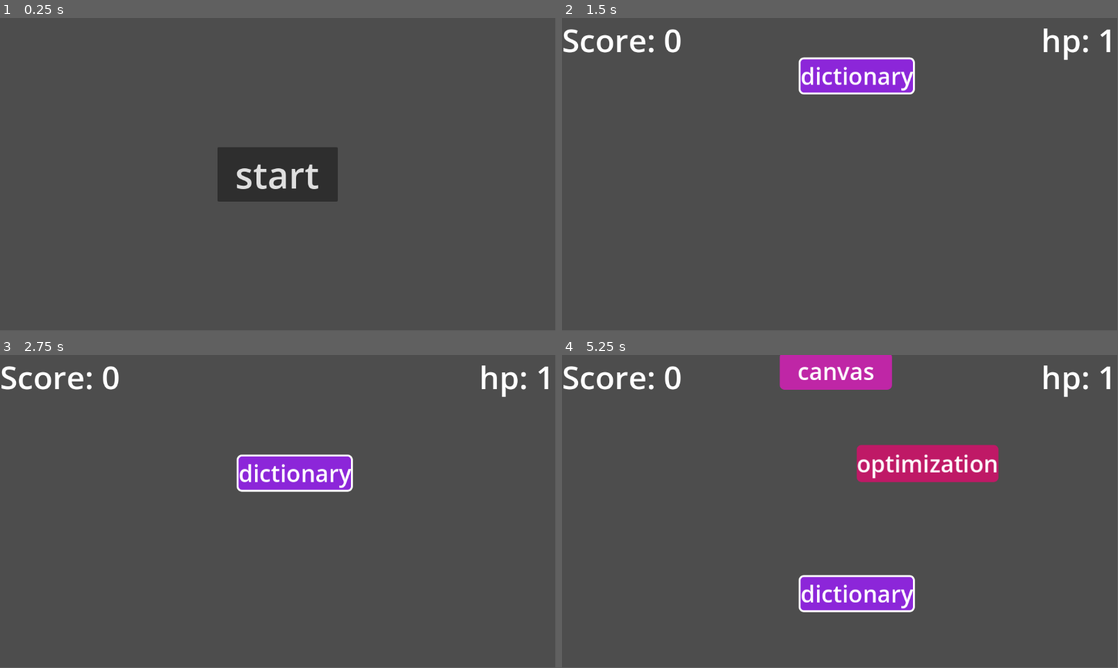
Above: before the commit, frames 1-4 (two rows, left to right).
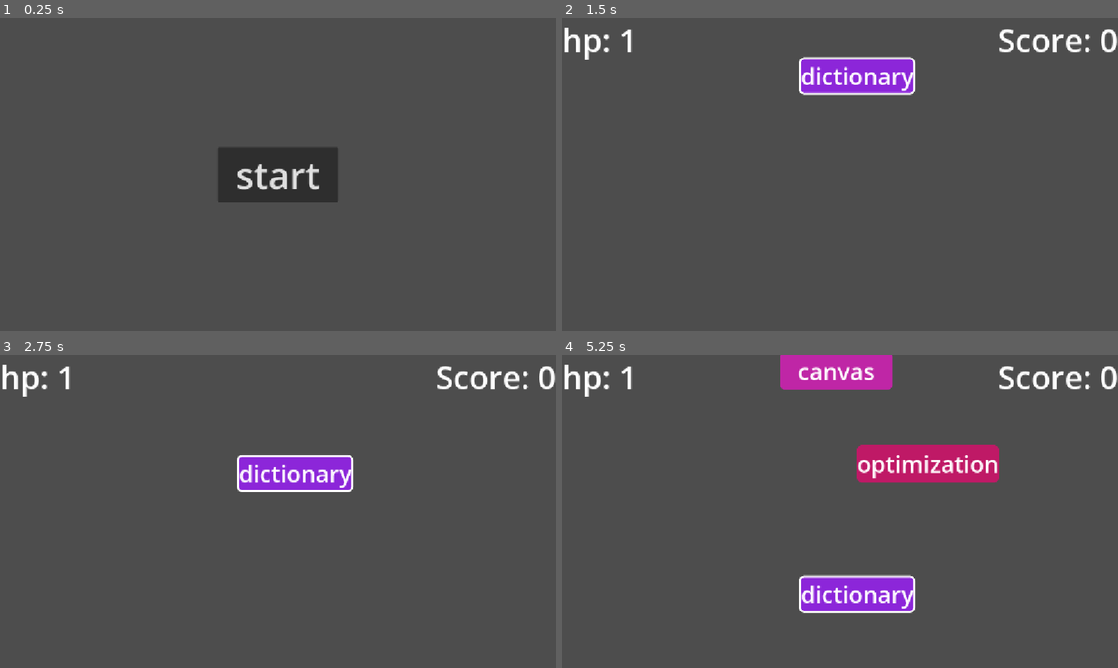
Above: after the commit, the same moments.

Repository: HuLunTunTao/godot_typing
Game: Godot game, scene res://Pages/start_page.tscn
Same seed, same stepped clock (60 frames per second), same inputs: the game is played once before the commit and once after it.
Inputs:
- Up to frame 1 (0.25 s): no input
- Up to frame 2 (1.5 s): click "start" at 0.5 s; tap Enter at 1.25 s
- Up to frame 3 (2.75 s): no input
- Up to frame 4 (5.25 s): no input
In our replay, the window is 799x449 before the commit and 800x450 after it. These sizes can differ from the game's own. Grey fills any space a smaller window leaves; there, only what the larger window draws over its background counts as a difference.

The runs differ from the first frame. In frame 1, 0.3% of the frame differs, in the area x 39-61%, y 41-59%; in frame 2, 2.0%; in frame 3, 2.0%; in frame 4, 3.0%, in the area x 0-100%, y 0-83%.

Commit message:
优化窗口拉伸

Diff:
--- a/Pages/main_page.gd
+++ b/Pages/main_page.gd
@@ -1,4 +1,4 @@
-extends Node2D
+extends Control
 
 var word_list:Array = []
 
@@ -7,8 +7,8 @@
 
 var word_card_queue: Queue = Queue.new()
 
-
-@onready var hp_label: Label = $HpLabel
+@onready var hp_label: Label = $CanvasLayer/HpLabel
+@onready var score_label: Label = $CanvasLayer/ScoreLabel
 @onready var word_generation_timer: Timer = $WordGenerationTimer
 @onready var cards: Node2D = $Cards
 
@@ -29,7 +29,7 @@
 		return score
 	set(value):
 		score = value
-		$SacoreLabel.text = "Score: %d" % score
+		score_label.text = "Score: %d" % score
 
 func load_words(path: String):
 	var res := ResourceLoader.load(path)
--- a/Pages/main_page.tscn
+++ b/Pages/main_page.tscn
@@ -2,30 +2,33 @@
 
 [ext_resource type="Script" uid="uid://b8b77fx5p3x2a" path="res://Pages/main_page.gd" id="1_7uk2u"]
 
-[node name="MainPage" type="Node2D"]
+[node name="MainPage" type="Control"]
+layout_mode = 3
+anchors_preset = 0
 script = ExtResource("1_7uk2u")
 
 [node name="WordGenerationTimer" type="Timer" parent="."]
 
-[node name="HpLabel" type="Label" parent="."]
+[node name="Cards" type="Node2D" parent="."]
+
+[node name="CanvasLayer" type="CanvasLayer" parent="."]
+
+[node name="HpLabel" type="Label" parent="CanvasLayer"]
+offset_right = 156.0
+offset_bottom = 91.0
+size_flags_horizontal = 4
+size_flags_vertical = 0
+theme_override_font_sizes/font_size = 66
+text = "hp: 3"
+
+[node name="ScoreLabel" type="Label" parent="CanvasLayer"]
 anchors_preset = 1
 anchor_left = 1.0
 anchor_right = 1.0
-offset_left = 994.0
-offset_right = 1150.0
+offset_left = -249.0
 offset_bottom = 91.0
 grow_horizontal = 0
 size_flags_horizontal = 8
 size_flags_vertical = 0
 theme_override_font_sizes/font_size = 66
-text = "hp: 3"
-
-[node name="SacoreLabel" type="Label" parent="."]
-offset_right = 249.0
-offset_bottom = 91.0
-size_flags_horizontal = 8
-size_flags_vertical = 0
-theme_override_font_sizes/font_size = 66
 text = "Score: 0"
-
-[node name="Cards" type="Node2D" parent="."]
--- a/project.godot
+++ b/project.godot
@@ -19,6 +19,10 @@
 
 SceenManager="*res://Global/SceenManager.gd"
 
+[display]
+
+window/stretch/mode="canvas_items"
+
 [dotnet]
 
 project/assembly_name="typing"
